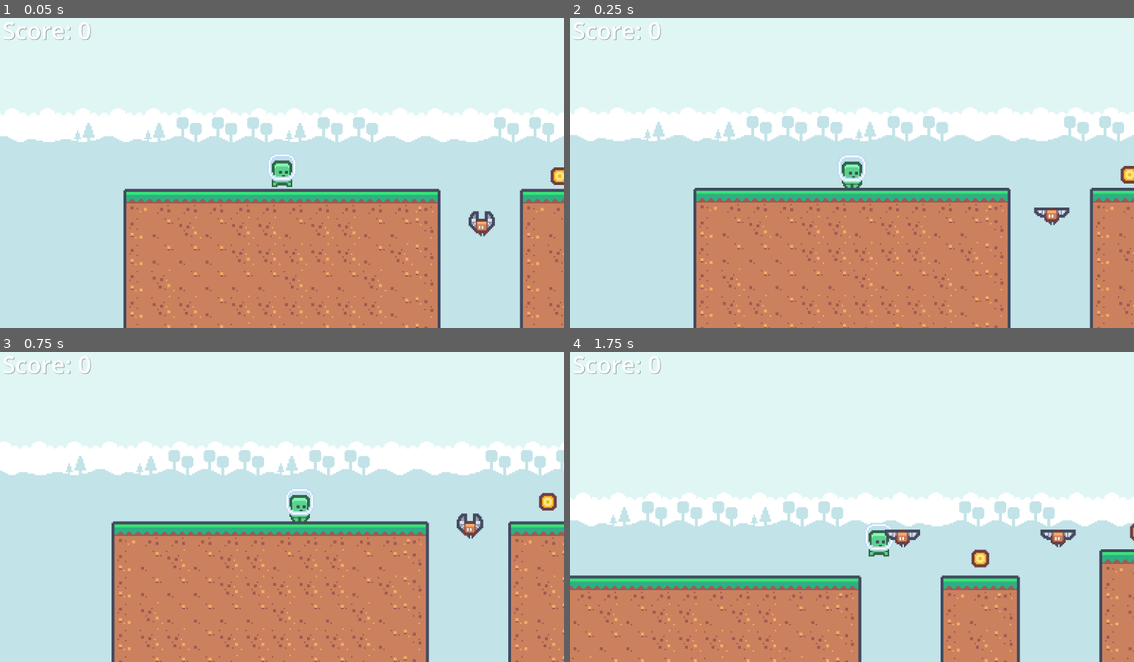
Above: before the commit, frames 1-4 (two rows, left to right).
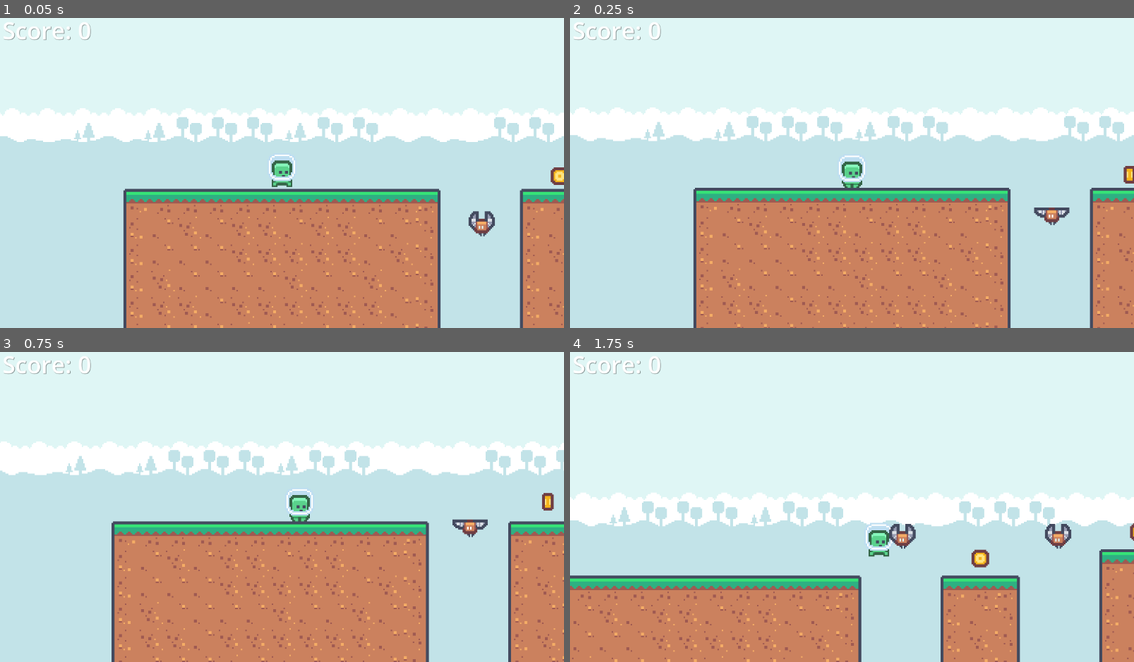
Above: after the commit, the same moments.

Repository: Truperton/Godot-2D-Platformer
Game: Godot game, scene res://Scenes/Level 1.tscn
Same seed, same stepped clock (60 frames per second), same inputs: the game is played once before the commit and once after it.
Inputs:
- Up to frame 1 (0.05 s): no input
- Up to frame 2 (0.25 s): no input
- Up to frame 3 (0.75 s): hold Right from 0.53 s (still down)
- Up to frame 4 (1.75 s): keep holding Right; tap Up at 0.77, 1.52 s

Frame 1 is identical in both runs. In frame 2, less than 0.1% of the frame differs, in the area x 97-100%, y 47-54%; in frame 3, 0.3%; in frame 4, 0.4%, in the area x 55-90%, y 55-64%.

Commit message:
Replaced textures and added animations to objects.

Diff:
--- a/Scenes/Level 1.tscn
+++ b/Scenes/Level 1.tscn
@@ -1,8 +1,8 @@
 [gd_scene load_steps=8 format=4 uid="uid://c2nt8dua1if2w"]
 
-[ext_resource type="TileSet" uid="uid://w6xp5xoc3ffv" path="res://Sprites/Tiles/Terrain Tile Set.tres" id="1_j0hbn"]
+[ext_resource type="TileSet" uid="uid://w6xp5xoc3ffv" path="res://Sprites/Tilemaps/Terrain Tile Set.tres" id="1_j0hbn"]
 [ext_resource type="PackedScene" uid="uid://dp7sk8vdivtbw" path="res://Scenes/Prefabs/Characters/Player.tscn" id="3_evmjf"]
-[ext_resource type="TileSet" uid="uid://b8dx4mbllowdp" path="res://Sprites/Tiles/Background Tile Set.tres" id="4_aqv1k"]
+[ext_resource type="TileSet" uid="uid://b8dx4mbllowdp" path="res://Sprites/Tilemaps/Background Tile Set.tres" id="4_aqv1k"]
 [ext_resource type="PackedScene" uid="uid://c5f5mnadwf2re" path="res://Scenes/Prefabs/Characters/Enemy.tscn" id="5_6vkyd"]
 [ext_resource type="PackedScene" uid="uid://b0rsg0lp26wvm" path="res://Scenes/Prefabs/Characters/Spikes.tscn" id="6_uttmg"]
 [ext_resource type="PackedScene" uid="uid://cale4grp64j2o" path="res://Scenes/Prefabs/Objects/Coin.tscn" id="7_611tc"]
--- a/Scenes/Level 2.tscn
+++ b/Scenes/Level 2.tscn
@@ -1,7 +1,7 @@
 [gd_scene load_steps=8 format=4 uid="uid://cg17sbmbx6j7r"]
 
-[ext_resource type="TileSet" uid="uid://b8dx4mbllowdp" path="res://Sprites/Tiles/Background Tile Set.tres" id="1_d11l3"]
-[ext_resource type="TileSet" uid="uid://w6xp5xoc3ffv" path="res://Sprites/Tiles/Terrain Tile Set.tres" id="2_d0h20"]
+[ext_resource type="TileSet" uid="uid://b8dx4mbllowdp" path="res://Sprites/Tilemaps/Background Tile Set.tres" id="1_d11l3"]
+[ext_resource type="TileSet" uid="uid://w6xp5xoc3ffv" path="res://Sprites/Tilemaps/Terrain Tile Set.tres" id="2_d0h20"]
 [ext_resource type="PackedScene" uid="uid://dp7sk8vdivtbw" path="res://Scenes/Prefabs/Characters/Player.tscn" id="3_56bxl"]
 [ext_resource type="PackedScene" uid="uid://c5f5mnadwf2re" path="res://Scenes/Prefabs/Characters/Enemy.tscn" id="4_fxpta"]
 [ext_resource type="PackedScene" uid="uid://b0rsg0lp26wvm" path="res://Scenes/Prefabs/Characters/Spikes.tscn" id="5_c8ido"]
--- a/Scenes/Prefabs/Characters/Enemy.tscn
+++ b/Scenes/Prefabs/Characters/Enemy.tscn
@@ -11,7 +11,7 @@
 
 [node name="AnimatedSprite2D" type="AnimatedSprite2D" parent="."]
 sprite_frames = ExtResource("2_7mofs")
-frame_progress = 0.342218
+frame_progress = 0.0746816
 
 [node name="CollisionShape2D" type="CollisionShape2D" parent="."]
 position = Vector2(0, 1)
--- a/Scenes/Prefabs/Characters/Enemy_Bat.tscn
+++ /dev/null
@@ -1,55 +0,0 @@
-[gd_scene load_steps=4 format=3 uid="uid://3fw1ffssakvf"]
-
-[ext_resource type="SpriteFrames" uid="uid://cqt2iyw5i08im" path="res://Sprites/Characters/Enemy_Bat Sprite Frames.tres" id="1_joujj"]
-
-[sub_resource type="GDScript" id="GDScript_2sf5w"]
-script/source = "extends CharacterBody2D
-
-@export var move_speed : float = 30
-@export var move_direction : Vector2
-
-var start_pos : Vector2
-var end_pos : Vector2
-# Called when the node enters the scene tree for the first time.
-func _ready() -> void:
-	start_pos = global_position
-	end_pos = global_position + move_direction
-
-
-# Called every frame. 'delta' is the elapsed time since the previous frame.
-func _process(delta: float) -> void:
-	global_position = global_position.move_toward(end_pos, move_speed * delta)
-
-	if global_position == end_pos:
-		var temp_pos : Vector2 = start_pos
-		start_pos = end_pos
-		end_pos = temp_pos
-
-	if velocity.length() > 0:
-		$AnimatedSprite2D.play()
-	else:
-		$AnimatedSprite2D.stop()
-
-	if velocity.x < 0:
-		$AnimatedSprite2D.flip_h = false
-	elif velocity.x > 0:
-		$AnimatedSprite2D.flip_h = true
-
-func _on_body_entered(body: Node2D) -> void:
-	if body.is_in_group(\"Player\"):
-		body.game_over()
-"
-
-[sub_resource type="CircleShape2D" id="CircleShape2D_ti5i1"]
-radius = 6.0
-
-[node name="Bat Enemy" type="CharacterBody2D"]
-script = SubResource("GDScript_2sf5w")
-
-[node name="AnimatedSprite2D" type="AnimatedSprite2D" parent="."]
-sprite_frames = ExtResource("1_joujj")
-frame_progress = 0.589456
-
-[node name="CollisionShape2D" type="CollisionShape2D" parent="."]
-position = Vector2(0, 1)
-shape = SubResource("CircleShape2D_ti5i1")
--- a/Scenes/Prefabs/Characters/Spikes.tscn
+++ b/Scenes/Prefabs/Characters/Spikes.tscn
@@ -1,7 +1,7 @@
 [gd_scene load_steps=4 format=3 uid="uid://b0rsg0lp26wvm"]
 
 [ext_resource type="Script" path="res://Scripts/spikes.gd" id="1_88dct"]
-[ext_resource type="Texture2D" uid="uid://bj4phc7ceh37p" path="res://Sprites/Objects/tile_0068.png" id="2_vqcfk"]
+[ext_resource type="Texture2D" uid="uid://b4srl5cya12yj" path="res://Sprites/Objects/Spikes.tres" id="2_3nkug"]
 
 [sub_resource type="RectangleShape2D" id="RectangleShape2D_qj38t"]
 size = Vector2(18, 9)
@@ -10,7 +10,7 @@
 script = ExtResource("1_88dct")
 
 [node name="Sprite2D" type="Sprite2D" parent="."]
-texture = ExtResource("2_vqcfk")
+texture = ExtResource("2_3nkug")
 
 [node name="CollisionShape2D" type="CollisionShape2D" parent="."]
 position = Vector2(0, 4.5)
--- a/Scenes/Prefabs/Objects/Coin.tscn
+++ b/Scenes/Prefabs/Objects/Coin.tscn
@@ -1,7 +1,7 @@
 [gd_scene load_steps=4 format=3 uid="uid://cale4grp64j2o"]
 
 [ext_resource type="Script" path="res://Scripts/coin.gd" id="1_npa74"]
-[ext_resource type="Texture2D" uid="uid://ydbe1tyhvygu" path="res://Sprites/Objects/tile_0151.png" id="2_0jude"]
+[ext_resource type="SpriteFrames" uid="uid://b0hmak53npukn" path="res://Sprites/Objects/Coin Sprite Frames.tres" id="2_yvykq"]
 
 [sub_resource type="CircleShape2D" id="CircleShape2D_vy3hj"]
 radius = 6.0
@@ -9,8 +9,8 @@
 [node name="Coin" type="Area2D"]
 script = ExtResource("1_npa74")
 
-[node name="Sprite2D" type="Sprite2D" parent="."]
-texture = ExtResource("2_0jude")
+[node name="AnimatedSprite2D" type="AnimatedSprite2D" parent="."]
+sprite_frames = ExtResource("2_yvykq")
 
 [node name="CollisionShape2D" type="CollisionShape2D" parent="."]
 shape = SubResource("CircleShape2D_vy3hj")
--- a/Scenes/Prefabs/Objects/End Flag.tscn
+++ b/Scenes/Prefabs/Objects/End Flag.tscn
@@ -1,7 +1,7 @@
 [gd_scene load_steps=4 format=3 uid="uid://60i5yb0ypsws"]
 
 [ext_resource type="Script" path="res://Scripts/end flag.gd" id="1_6ppxo"]
-[ext_resource type="Texture2D" uid="uid://cop47aoytyxtb" path="res://Sprites/Objects/tile_0112.png" id="2_o1re1"]
+[ext_resource type="SpriteFrames" uid="uid://b8ins7jbn15u5" path="res://Sprites/Objects/Flag Sprite Frames.tres" id="2_lkwpk"]
 
 [sub_resource type="RectangleShape2D" id="RectangleShape2D_051qv"]
 size = Vector2(18, 18)
@@ -9,8 +9,8 @@
 [node name="End Flag" type="Area2D"]
 script = ExtResource("1_6ppxo")
 
-[node name="Sprite2D" type="Sprite2D" parent="."]
-texture = ExtResource("2_o1re1")
+[node name="AnimatedSprite2D" type="AnimatedSprite2D" parent="."]
+sprite_frames = ExtResource("2_lkwpk")
 
 [node name="CollisionShape2D" type="CollisionShape2D" parent="."]
 shape = SubResource("RectangleShape2D_051qv")
--- a/Scripts/coin.gd
+++ b/Scripts/coin.gd
@@ -5,6 +5,9 @@
 
 @onready var start_y : float = global_position.y
 var t : float = 0
+
+func _ready() -> void:
+	$AnimatedSprite2D.play()
 
 # Called every frame. 'delta' is the elapsed time since the previous frame.
 func _process(delta: float) -> void:
--- a/Scripts/end flag.gd
+++ b/Scripts/end flag.gd
@@ -2,6 +2,9 @@
 
 @export_file("*.tscn") var next_scene
 
+func _ready() -> void:
+	$AnimatedSprite2D.play()
+
 func _on_body_entered(body: Node2D) -> void:
 	if body.is_in_group("Player"):
 		get_tree().change_scene_to_file(next_scene)
--- a/Sprites/Characters/Character_0_0.tres
+++ b/Sprites/Characters/Character_0_0.tres
@@ -1,6 +1,6 @@
 [gd_resource type="AtlasTexture" load_steps=2 format=3 uid="uid://f0nekbuq1jbq"]
 
-[ext_resource type="Texture2D" uid="uid://cdwnxug8y81hd" path="res://Sprites/Characters/tilemap-characters.png" id="1_b5ags"]
+[ext_resource type="Texture2D" uid="uid://cdwnxug8y81hd" path="res://Sprites/Tilemaps/tilemap-characters.png" id="1_b5ags"]
 
 [resource]
 atlas = ExtResource("1_b5ags")
--- a/Sprites/Characters/Character_0_1.tres
+++ b/Sprites/Characters/Character_0_1.tres
@@ -1,6 +1,6 @@
 [gd_resource type="AtlasTexture" load_steps=2 format=3 uid="uid://6o5to74atk5y"]
 
-[ext_resource type="Texture2D" uid="uid://cdwnxug8y81hd" path="res://Sprites/Characters/tilemap-characters.png" id="1_cylyv"]
+[ext_resource type="Texture2D" uid="uid://cdwnxug8y81hd" path="res://Sprites/Tilemaps/tilemap-characters.png" id="1_cylyv"]
 
 [resource]
 atlas = ExtResource("1_cylyv")
--- a/Sprites/Characters/Enemy_Bat_0.tres
+++ b/Sprites/Characters/Enemy_Bat_0.tres
@@ -1,6 +1,6 @@
 [gd_resource type="AtlasTexture" load_steps=2 format=3 uid="uid://tu2w0okji2ka"]
 
-[ext_resource type="Texture2D" uid="uid://cdwnxug8y81hd" path="res://Sprites/Characters/tilemap-characters.png" id="1_v1cvm"]
+[ext_resource type="Texture2D" uid="uid://cdwnxug8y81hd" path="res://Sprites/Tilemaps/tilemap-characters.png" id="1_v1cvm"]
 
 [resource]
 atlas = ExtResource("1_v1cvm")
--- a/Sprites/Characters/Enemy_Bat_1.tres
+++ b/Sprites/Characters/Enemy_Bat_1.tres
@@ -1,6 +1,6 @@
 [gd_resource type="AtlasTexture" load_steps=2 format=3 uid="uid://cmr0fw0ocy24u"]
 
-[ext_resource type="Texture2D" uid="uid://cdwnxug8y81hd" path="res://Sprites/Characters/tilemap-characters.png" id="1_y0tsx"]
+[ext_resource type="Texture2D" uid="uid://cdwnxug8y81hd" path="res://Sprites/Tilemaps/tilemap-characters.png" id="1_y0tsx"]
 
 [resource]
 atlas = ExtResource("1_y0tsx")
--- a/Sprites/Characters/Enemy_Bat_2.tres
+++ b/Sprites/Characters/Enemy_Bat_2.tres
@@ -1,6 +1,6 @@
 [gd_resource type="AtlasTexture" load_steps=2 format=3 uid="uid://durwinl3lhmyj"]
 
-[ext_resource type="Texture2D" uid="uid://cdwnxug8y81hd" path="res://Sprites/Characters/tilemap-characters.png" id="1_jd0c4"]
+[ext_resource type="Texture2D" uid="uid://cdwnxug8y81hd" path="res://Sprites/Tilemaps/tilemap-characters.png" id="1_jd0c4"]
 
 [resource]
 atlas = ExtResource("1_jd0c4")
--- /dev/null
+++ b/Sprites/Objects/Coin Sprite Frames.tres
@@ -0,0 +1,18 @@
+[gd_resource type="SpriteFrames" load_steps=3 format=3 uid="uid://b0hmak53npukn"]
+
+[ext_resource type="Texture2D" uid="uid://cm51ub0j4me8y" path="res://Sprites/Objects/Coin_0.tres" id="1_lkxic"]
+[ext_resource type="Texture2D" uid="uid://2xejje5yda6x" path="res://Sprites/Objects/Coin_1.tres" id="2_xpdm5"]
+
+[resource]
+animations = [{
+"frames": [{
+"duration": 1.0,
+"texture": ExtResource("1_lkxic")
+}, {
+"duration": 1.0,
+"texture": ExtResource("2_xpdm5")
+}],
+"loop": true,
+"name": &"default",
+"speed": 5.0
+}]
--- /dev/null
+++ b/Sprites/Objects/Coin_0.tres
@@ -0,0 +1,7 @@
+[gd_resource type="AtlasTexture" load_steps=2 format=3 uid="uid://cm51ub0j4me8y"]
+
+[ext_resource type="Texture2D" uid="uid://dls46l6mydimm" path="res://Sprites/Tilemaps/tilemap.png" id="1_y7xbp"]
+
+[resource]
+atlas = ExtResource("1_y7xbp")
+region = Rect2(209, 133, 18, 18)
--- /dev/null
+++ b/Sprites/Objects/Coin_1.tres
@@ -0,0 +1,7 @@
+[gd_resource type="AtlasTexture" load_steps=2 format=3 uid="uid://2xejje5yda6x"]
+
+[ext_resource type="Texture2D" uid="uid://dls46l6mydimm" path="res://Sprites/Tilemaps/tilemap.png" id="1_38x8w"]
+
+[resource]
+atlas = ExtResource("1_38x8w")
+region = Rect2(228, 133, 18, 18)
--- /dev/null
+++ b/Sprites/Objects/Flag Sprite Frames.tres
@@ -0,0 +1,18 @@
+[gd_resource type="SpriteFrames" load_steps=3 format=3 uid="uid://b8ins7jbn15u5"]
+
+[ext_resource type="Texture2D" uid="uid://byl3hehon2e36" path="res://Sprites/Objects/Flag_0.tres" id="1_oaoes"]
+[ext_resource type="Texture2D" uid="uid://j77qlwnmpbat" path="res://Sprites/Objects/Flag_1.tres" id="2_hjaqx"]
+
+[resource]
+animations = [{
+"frames": [{
+"duration": 1.0,
+"texture": ExtResource("1_oaoes")
+}, {
+"duration": 1.0,
+"texture": ExtResource("2_hjaqx")
+}],
+"loop": true,
+"name": &"default",
+"speed": 5.0
+}]
--- /dev/null
+++ b/Sprites/Objects/Flag_0.tres
@@ -0,0 +1,7 @@
+[gd_resource type="AtlasTexture" load_steps=2 format=3 uid="uid://byl3hehon2e36"]
+
+[ext_resource type="Texture2D" uid="uid://dls46l6mydimm" path="res://Sprites/Tilemaps/tilemap.png" id="1_qhypu"]
+
+[resource]
+atlas = ExtResource("1_qhypu")
+region = Rect2(209, 95, 18, 18)
--- /dev/null
+++ b/Sprites/Objects/Flag_1.tres
@@ -0,0 +1,7 @@
+[gd_resource type="AtlasTexture" load_steps=2 format=3 uid="uid://j77qlwnmpbat"]
+
+[ext_resource type="Texture2D" uid="uid://dls46l6mydimm" path="res://Sprites/Tilemaps/tilemap.png" id="1_o8qvn"]
+
+[resource]
+atlas = ExtResource("1_o8qvn")
+region = Rect2(228, 95, 18, 18)
--- /dev/null
+++ b/Sprites/Objects/Spikes.tres
@@ -0,0 +1,7 @@
+[gd_resource type="AtlasTexture" load_steps=2 format=3 uid="uid://b4srl5cya12yj"]
+
+[ext_resource type="Texture2D" uid="uid://dls46l6mydimm" path="res://Sprites/Tilemaps/tilemap.png" id="1_j8pcu"]
+
+[resource]
+atlas = ExtResource("1_j8pcu")
+region = Rect2(152, 57, 18, 18)
--- a/Sprites/Tiles/Background Tile Set.tres
+++ b/Sprites/Tilemaps/Background Tile Set.tres
@@ -1,6 +1,6 @@
 [gd_resource type="TileSet" load_steps=3 format=3 uid="uid://b8dx4mbllowdp"]
 
-[ext_resource type="Texture2D" uid="uid://cl2xygvp6ifxh" path="res://Sprites/Tiles/tilemap-backgrounds.png" id="1_x5vey"]
+[ext_resource type="Texture2D" uid="uid://cl2xygvp6ifxh" path="res://Sprites/Tilemaps/tilemap-backgrounds.png" id="1_x5vey"]
 
 [sub_resource type="TileSetAtlasSource" id="TileSetAtlasSource_0l5qj"]
 texture = ExtResource("1_x5vey")
--- a/Sprites/Tiles/Terrain Tile Set.tres
+++ b/Sprites/Tilemaps/Terrain Tile Set.tres
@@ -1,9 +1,9 @@
 [gd_resource type="TileSet" load_steps=3 format=3 uid="uid://w6xp5xoc3ffv"]
 
-[ext_resource type="Texture2D" uid="uid://dls46l6mydimm" path="res://Sprites/Tiles/tilemap.png" id="1_gnlsy"]
+[ext_resource type="Texture2D" uid="uid://dls46l6mydimm" path="res://Sprites/Tilemaps/tilemap.png" id="1_uh2m4"]
 
 [sub_resource type="TileSetAtlasSource" id="TileSetAtlasSource_j3wit"]
-texture = ExtResource("1_gnlsy")
+texture = ExtResource("1_uh2m4")
 separation = Vector2i(1, 1)
 texture_region_size = Vector2i(18, 18)
 0:0/0 = 0
Not shown, removed: Sprites/Characters/tilemap-characters.png.import
Binary file removed: Sprites/Objects/tile_0044.png
Binary file removed: Sprites/Objects/tile_0067.png
Not shown, removed: Sprites/Objects/tile_0067.png.import
Binary file removed: Sprites/Objects/tile_0068.png
Not shown, removed: Sprites/Objects/tile_0068.png.import
Binary file removed: Sprites/Objects/tile_0112.png
Binary file removed: Sprites/Objects/tile_0151.png
Not shown, removed: Sprites/Objects/tile_0151.png.import
Renamed: Sprites/Tiles/tilemap-backgrounds.png -> Sprites/Tilemaps/tilemap-backgrounds.png
Not shown, changed: Sprites/Tilemaps/tilemap-backgrounds.png.import
Renamed: Sprites/Characters/tilemap-characters.png -> Sprites/Tilemaps/tilemap-characters.png
(and 4 more such lines)
